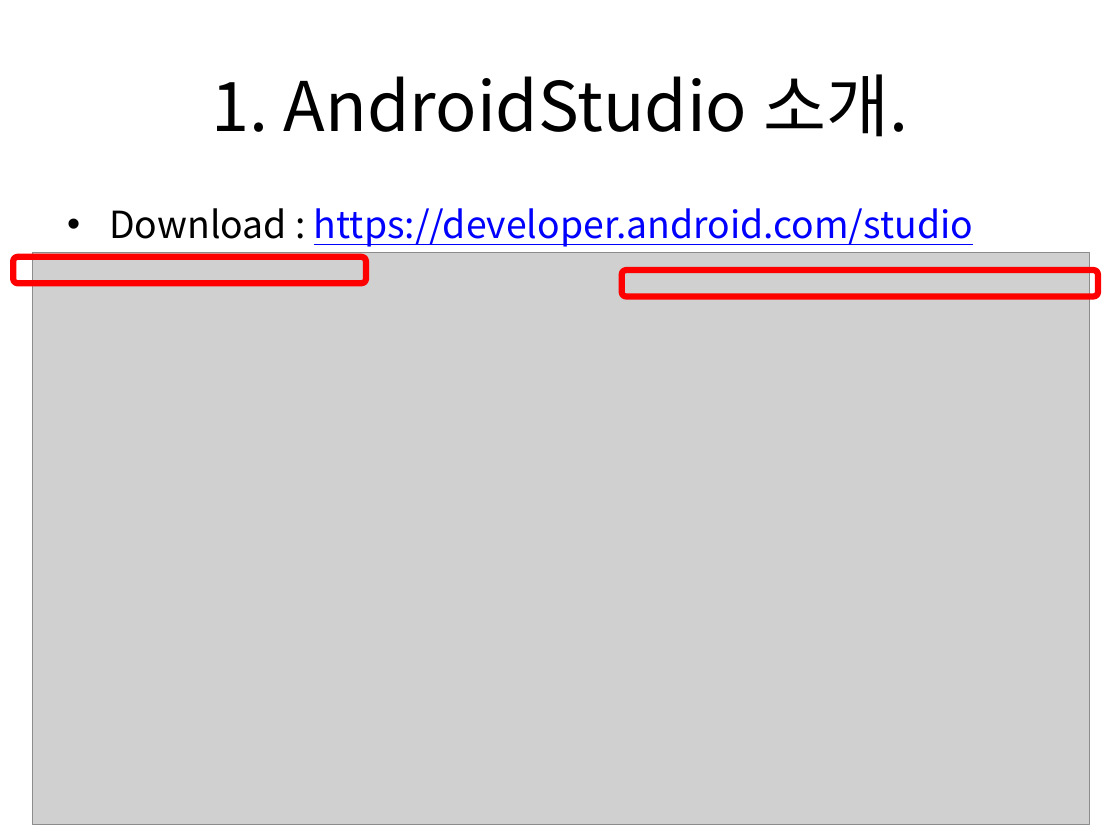
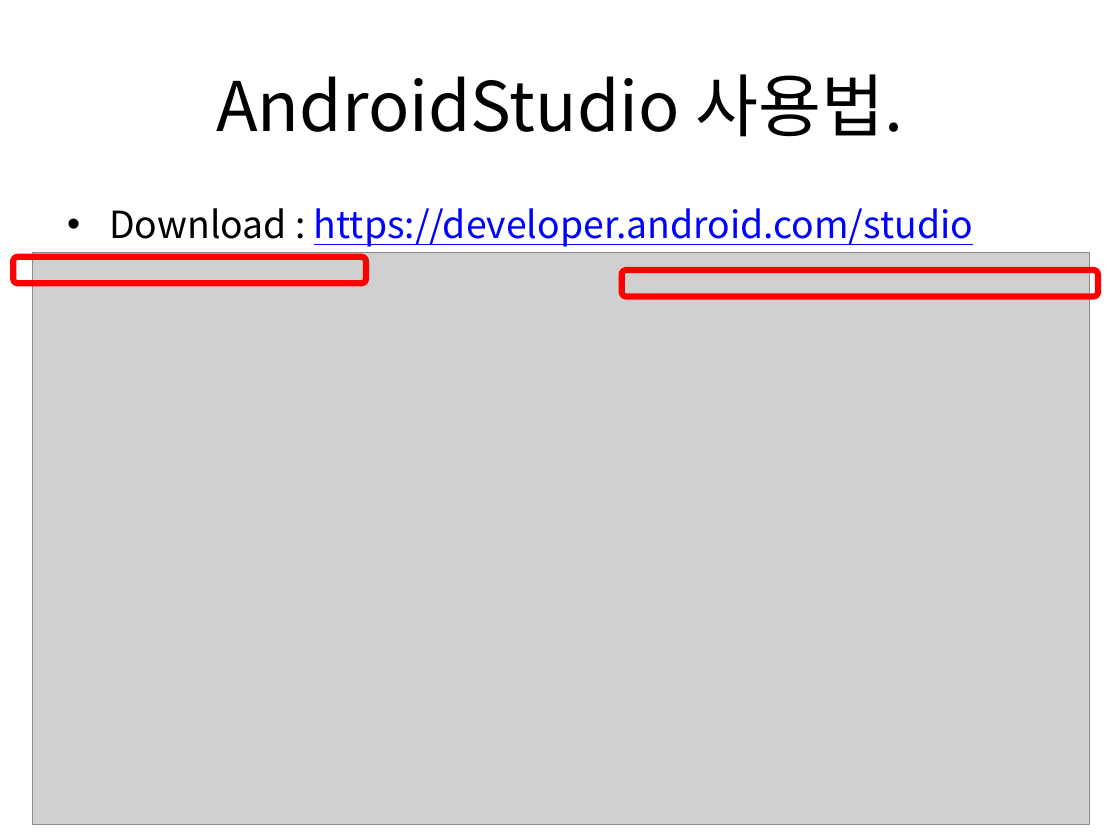
Before and after one commit to tuxxon/android_dev_lecture, a slide deck: slide 6 of 02.안드로이드 모바일 앱 개발-프론트엔드-안국환.pptx. Drawn at 1120x840 pixels with LibreOffice and Linux fonts; fonts in the diff are those of the drawing; grey boxes stand for pictures. Boxes give left, top, right and bottom in pixels: in the first picture for what was removed or moved away, otherwise in the second. Text is boxed around its words. In the diff, an @@ line names an element or a change of style, - is before the commit and + after.

Commit message:
fixed typos

```diff
--- a/02.안드로이드 모바일 앱 개발-프론트엔드-안국환.pptx
+++ b/02.안드로이드 모바일 앱 개발-프론트엔드-안국환.pptx
@@ title at (216,74,904,137): text changed @@
-1. AndroidStudio 소개.
+AndroidStudio 사용법.
```
Also in this commit, not shown: 2 other slides changed.
